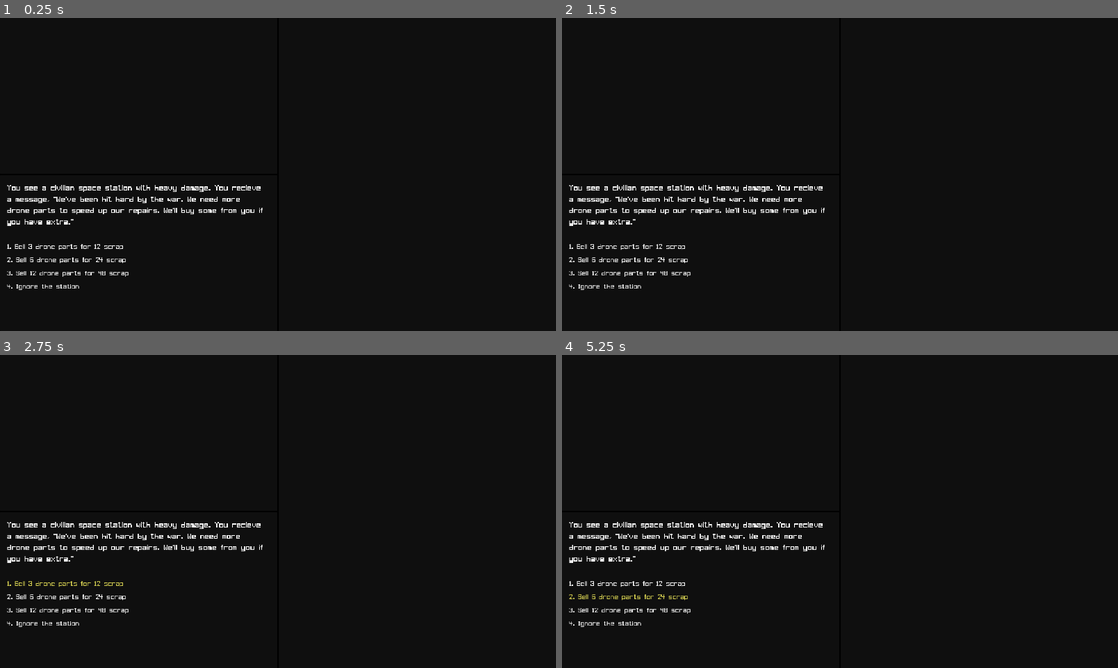
Above: before the commit, frames 1-4 (two rows, left to right).
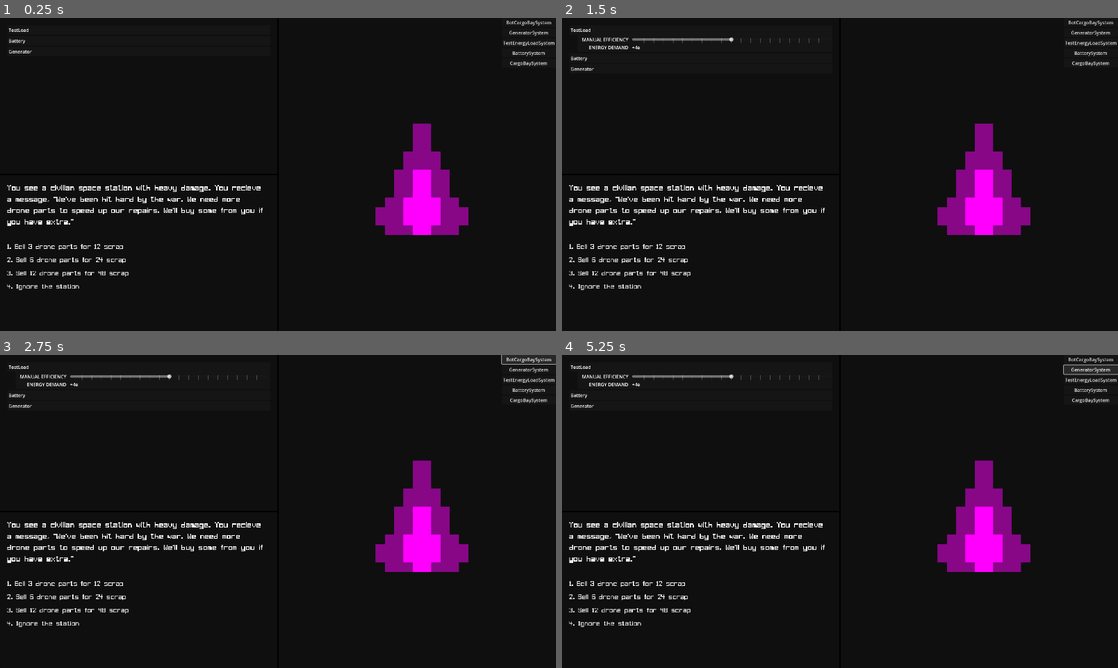
Above: after the commit, the same moments.

Repository: NobleMetalLabs/project-hammer
Game: Godot game, scene res://scn/MAIN.tscn
The game is run twice, just before and just after one commit, with the same random seed, the same clock (stepped at 60 frames per second) and the same inputs.
Inputs (mouse positions are in pixels of both pictures, inside the frame that each line leads up to):
- Up to frame 1 (0.25 s): no input
- Up to frame 2 (1.5 s): click "1. Sell 3 drone parts for 12 …" at 0.5 s; click (701, 30) at 1.27 s
- Up to frame 3 (2.75 s): click "1. Sell 3 drone parts for 12 …" (after the commit: "BotCargoBaySystem") at 2 s
- Up to frame 4 (5.25 s): click "2. Sell 6 drone parts for 24 …" at 2.75 s; click "3. Sell 12 drone parts for 48…" at 3.5 s; click "4. Ignore the station" at 4.25 s; click "2. Sell 6 drone parts for 24 …" (after the commit: "GeneratorSystem") at 5 s

The runs differ from the first frame. In frame 1, 3.8% of the frame differs, in the area x 1-100%, y 0-70%; in frame 2, 4.1%; in frame 3, 4.5%; in frame 4, 4.5%, in the area x 1-100%, y 0-79%.
Error before the commit: Cannot call method 'get' on a null value. (res://src/ui/UIShipDisplay.gd:14)

Commit message:
System Info view foundation

Diff:
--- a/lib/ship/Cargo.gd
+++ b/lib/ship/Cargo.gd
@@ -3,10 +3,14 @@
 
 var items : Array[CargoItem] = []
 var _cargoitem_by_item : Dictionary = {} #[Item, CargoItem]
+var capacity : int = 1000
 
 func add_item(item : CargoItem) -> void:
 	var existing_cargoitem : CargoItem = _cargoitem_by_item.get(item.item)
 	if existing_cargoitem != null:
+		if existing_cargoitem.quantity + item.quantity > capacity:
+			print("Error: Trying to add more items than capacity")
+			return
 		existing_cargoitem.quantity += item.quantity
 	else:
 		items.append(item)
--- a/lib/ship/InstalledSystem.gd
+++ b/lib/ship/InstalledSystem.gd
@@ -4,9 +4,14 @@
 @export var system : System
 @export var region : Box3i
 
-func _init(_system: System, _region: Box3i):
-	system = _system
-	region = _region
+@export_range(0, 200, 1, "suffix:%") \
+var manual_efficiency_percent : float = 100.0
+
+static func _new(_system: System, _region: Box3i) -> InstalledSystem:
+	var inst_system := InstalledSystem.new()
+	inst_system.system = _system
+	inst_system.region = _region
+	return inst_system
 
 func _to_string() -> String:
 	return "InstalledSystem(%s, %s)" % [system, region]
--- a/lib/ship/statistics/StatMod.gd
+++ b/lib/ship/statistics/StatMod.gd
@@ -13,3 +13,16 @@
 func _init(_type : Type, _value : float):
 	mod_type = _type
 	value = _value
+
+func _to_string() -> String:
+	return "StatMod(%s, %s)" % [mod_type, value]
+
+func as_statline() -> String:
+	match mod_type:
+		Type.FLAT:
+			return "+%s" % value
+		Type.ADD_MULT:
+			return "+%s%" % value
+		Type.MULT:
+			return "x%s" % value
+	return "???"
--- a/project.godot
+++ b/project.godot
@@ -18,6 +18,7 @@
 [autoload]
 
 ProjectHammer="*res://src/autoload/ProjectHammer.gd"
+ShipManager="*res://src/autoload/ShipManager.gd"
 
 [display]
 
--- a/scn/MAIN.tscn
+++ b/scn/MAIN.tscn
@@ -1,13 +1,16 @@
-[gd_scene load_steps=10 format=3 uid="uid://cwnvldhi31wkt"]
+[gd_scene load_steps=12 format=3 uid="uid://cwnvldhi31wkt"]
 
 [ext_resource type="FontFile" uid="uid://3od2ihmvb2f5" path="res://ast/ui/font/LCDBlock.ttf" id="1_4gtl3"]
+[ext_resource type="Script" path="res://src/ui/UISystemsTree.gd" id="1_dimql"]
 [ext_resource type="Script" path="res://src/ui/UIShipPanel.gd" id="1_uuocy"]
-[ext_resource type="Resource" uid="uid://durdjoqmudue5" path="res://tst/little-ship.tres" id="2_6lt7u"]
+[ext_resource type="Script" path="res://src/ui/UISystemsTreeItem.gd" id="2_swcwl"]
 [ext_resource type="Script" path="res://src/ui/UISystemPlacement.gd" id="4_6j6op"]
 [ext_resource type="Script" path="res://src/ui/UIShipDisplay.gd" id="4_scq21"]
 
 [sub_resource type="StyleBoxFlat" id="StyleBoxFlat_8kj6b"]
 bg_color = Color(0, 0, 0, 1)
+
+[sub_resource type="StyleBoxEmpty" id="StyleBoxEmpty_yf70w"]
 
 [sub_resource type="LabelSettings" id="LabelSettings_8ewix"]
 font = ExtResource("1_4gtl3")
@@ -37,10 +40,116 @@
 layout_mode = 2
 size_flags_horizontal = 3
 
-[node name="Panel" type="Panel" parent="HBoxContainer/VBoxContainer"]
-layout_mode = 2
-size_flags_horizontal = 3
-size_flags_vertical = 3
+[node name="SYSTEMS-TREE-PANEL" type="Panel" parent="HBoxContainer/VBoxContainer"]
+layout_mode = 2
+size_flags_horizontal = 3
+size_flags_vertical = 3
+script = ExtResource("1_dimql")
+
+[node name="MarginContainer" type="MarginContainer" parent="HBoxContainer/VBoxContainer/SYSTEMS-TREE-PANEL"]
+layout_mode = 1
+anchors_preset = 15
+anchor_right = 1.0
+anchor_bottom = 1.0
+grow_horizontal = 2
+grow_vertical = 2
+theme_override_constants/margin_left = 25
+theme_override_constants/margin_top = 25
+theme_override_constants/margin_right = 25
+theme_override_constants/margin_bottom = 25
+
+[node name="VBoxContainer" type="VBoxContainer" parent="HBoxContainer/VBoxContainer/SYSTEMS-TREE-PANEL/MarginContainer"]
+layout_mode = 2
+
+[node name="SYSTEM-TREE-ITEM" type="VBoxContainer" parent="HBoxContainer/VBoxContainer/SYSTEMS-TREE-PANEL/MarginContainer/VBoxContainer"]
+unique_name_in_owner = true
+layout_mode = 2
+theme_override_constants/separation = 0
+script = ExtResource("2_swcwl")
+
+[node name="HEADER" type="PanelContainer" parent="HBoxContainer/VBoxContainer/SYSTEMS-TREE-PANEL/MarginContainer/VBoxContainer/SYSTEM-TREE-ITEM"]
+layout_mode = 2
+
+[node name="MarginContainer" type="MarginContainer" parent="HBoxContainer/VBoxContainer/SYSTEMS-TREE-PANEL/MarginContainer/VBoxContainer/SYSTEM-TREE-ITEM/HEADER"]
+layout_mode = 2
+theme_override_constants/margin_left = 5
+theme_override_constants/margin_top = 5
+theme_override_constants/margin_right = 5
+theme_override_constants/margin_bottom = 5
+
+[node name="HEADER-LABEL" type="Label" parent="HBoxContainer/VBoxContainer/SYSTEMS-TREE-PANEL/MarginContainer/VBoxContainer/SYSTEM-TREE-ITEM/HEADER/MarginContainer"]
+unique_name_in_owner = true
+layout_mode = 2
+text = "EXAMPLE"
+
+[node name="HEADER-BUTTON" type="Button" parent="HBoxContainer/VBoxContainer/SYSTEMS-TREE-PANEL/MarginContainer/VBoxContainer/SYSTEM-TREE-ITEM/HEADER"]
+unique_name_in_owner = true
+layout_mode = 2
+theme_override_styles/focus = SubResource("StyleBoxEmpty_yf70w")
+flat = true
+
+[node name="INFO-ITEMS-SECTION" type="HBoxContainer" parent="HBoxContainer/VBoxContainer/SYSTEMS-TREE-PANEL/MarginContainer/VBoxContainer/SYSTEM-TREE-ITEM"]
+unique_name_in_owner = true
+layout_mode = 2
+
+[node name="tab" type="Control" parent="HBoxContainer/VBoxContainer/SYSTEMS-TREE-PANEL/MarginContainer/VBoxContainer/SYSTEM-TREE-ITEM/INFO-ITEMS-SECTION"]
+custom_minimum_size = Vector2(25, 0)
+layout_mode = 2
+
+[node name="PanelContainer2" type="PanelContainer" parent="HBoxContainer/VBoxContainer/SYSTEMS-TREE-PANEL/MarginContainer/VBoxContainer/SYSTEM-TREE-ITEM/INFO-ITEMS-SECTION"]
+layout_mode = 2
+size_flags_horizontal = 3
+
+[node name="MarginContainer" type="MarginContainer" parent="HBoxContainer/VBoxContainer/SYSTEMS-TREE-PANEL/MarginContainer/VBoxContainer/SYSTEM-TREE-ITEM/INFO-ITEMS-SECTION/PanelContainer2"]
+layout_mode = 2
+theme_override_constants/margin_left = 5
+theme_override_constants/margin_top = 5
+theme_override_constants/margin_right = 5
+theme_override_constants/margin_bottom = 5
+
+[node name="__" type="HBoxContainer" parent="HBoxContainer/VBoxContainer/SYSTEMS-TREE-PANEL/MarginContainer/VBoxContainer/SYSTEM-TREE-ITEM/INFO-ITEMS-SECTION/PanelContainer2/MarginContainer"]
+layout_mode = 2
+
+[node name="LABELS" type="VBoxContainer" parent="HBoxContainer/VBoxContainer/SYSTEMS-TREE-PANEL/MarginContainer/VBoxContainer/SYSTEM-TREE-ITEM/INFO-ITEMS-SECTION/PanelContainer2/MarginContainer/__"]
+layout_mode = 2
+size_flags_horizontal = 3
+
+[node name="MANUAL-EFF-LABEL" type="Label" parent="HBoxContainer/VBoxContainer/SYSTEMS-TREE-PANEL/MarginContainer/VBoxContainer/SYSTEM-TREE-ITEM/INFO-ITEMS-SECTION/PanelContainer2/MarginContainer/__/LABELS"]
+layout_mode = 2
+size_flags_vertical = 3
+text = "MANUAL EFFICIENCY"
+horizontal_alignment = 2
+
+[node name="INFO-ITEM-LABEL" type="Label" parent="HBoxContainer/VBoxContainer/SYSTEMS-TREE-PANEL/MarginContainer/VBoxContainer/SYSTEM-TREE-ITEM/INFO-ITEMS-SECTION/PanelContainer2/MarginContainer/__/LABELS"]
+unique_name_in_owner = true
+layout_mode = 2
+size_flags_vertical = 3
+text = "EXAMPLE"
+horizontal_alignment = 2
+
+[node name="VSeparator" type="VSeparator" parent="HBoxContainer/VBoxContainer/SYSTEMS-TREE-PANEL/MarginContainer/VBoxContainer/SYSTEM-TREE-ITEM/INFO-ITEMS-SECTION/PanelContainer2/MarginContainer/__"]
+layout_mode = 2
+
+[node name="VALUES" type="VBoxContainer" parent="HBoxContainer/VBoxContainer/SYSTEMS-TREE-PANEL/MarginContainer/VBoxContainer/SYSTEM-TREE-ITEM/INFO-ITEMS-SECTION/PanelContainer2/MarginContainer/__"]
+layout_mode = 2
+size_flags_horizontal = 3
+size_flags_stretch_ratio = 4.0
+
+[node name="MANUAL-EFF-SLIDER" type="HSlider" parent="HBoxContainer/VBoxContainer/SYSTEMS-TREE-PANEL/MarginContainer/VBoxContainer/SYSTEM-TREE-ITEM/INFO-ITEMS-SECTION/PanelContainer2/MarginContainer/__/VALUES"]
+unique_name_in_owner = true
+layout_mode = 2
+size_flags_horizontal = 3
+size_flags_vertical = 3
+max_value = 200.0
+step = 10.0
+rounded = true
+tick_count = 21
+
+[node name="INFO-ITEM-VALUE" type="Label" parent="HBoxContainer/VBoxContainer/SYSTEMS-TREE-PANEL/MarginContainer/VBoxContainer/SYSTEM-TREE-ITEM/INFO-ITEMS-SECTION/PanelContainer2/MarginContainer/__/VALUES"]
+unique_name_in_owner = true
+layout_mode = 2
+size_flags_vertical = 3
+text = "0.000"
 
 [node name="Panel2" type="Panel" parent="HBoxContainer/VBoxContainer"]
 layout_mode = 2
@@ -167,7 +276,6 @@
 size_flags_horizontal = 3
 size_flags_vertical = 3
 script = ExtResource("1_uuocy")
-ship = ExtResource("2_6lt7u")
 
 [node name="SHIP-DISPLAY" type="Control" parent="HBoxContainer/SHIP-PANEL"]
 unique_name_in_owner = true
--- a/src/autoload/ProjectHammer.gd
+++ b/src/autoload/ProjectHammer.gd
@@ -18,3 +18,27 @@
 	ENERGY_SATISFACTION,
 	SYSTEM_EFFICIENCY,
 }
+
+func craft_stat_string(stat : CraftStatistic) -> StringName:
+	return CraftStatistic.keys()[stat].replace("_", " ")
+
+func craft_stat_units(stat : CraftStatistic) -> StringName:
+	match(stat):
+		CraftStatistic.MASS, \
+		CraftStatistic.CARGO_CAPACITY \
+		: return "m³"
+		CraftStatistic.ENERGY_PRODUCTION, \
+		CraftStatistic.ENERGY_DEMAND \
+		: return "e"
+		CraftStatistic.MAX_BATTERY_CHARGE, \
+		CraftStatistic.BATTERY_CHARGE \
+		: return "e/t"
+		CraftStatistic.ENERGY_SATISFACTION, \
+		CraftStatistic.SYSTEM_EFFICIENCY \
+		: return "%"
+		CraftStatistic.CARGO_TRANSFER_SPEED \
+		: return "m³/t"
+		CraftStatistic.ENGINE_THRUST, \
+		CraftStatistic.THRUSTER_THRUST \
+		: return "N"
+		_: return ""
--- /dev/null
+++ b/src/autoload/ShipManager.gd
@@ -0,0 +1,4 @@
+#class_name ShipManager
+extends Node
+
+@onready var ship : Ship = load("res://tst/little-ship.tres")
--- a/src/ui/UIShipDisplay.gd
+++ b/src/ui/UIShipDisplay.gd
@@ -4,15 +4,8 @@
 @onready var grid_holder : Control = $"%GRID-HOLDER"
 @onready var grid_square : TextureRect = grid_holder.get_child(0)
 
-var ship : Ship
-
 func _ready():
 	grid_holder.remove_child(grid_square)
-
-	var node : Node = self
-	while (node.get("ship") == null):
-		node = node.get_parent()
-	ship = node.ship
 
 const grid_size : int = 32
 var current_z_layer : int = 0
@@ -44,7 +37,7 @@
 
 	var hull_size : Vector2i = Vector2i.ZERO
 
-	for voxel_position : Vector3i in ship.hull_structure.hull_voxels:
+	for voxel_position : Vector3i in ShipManager.ship.hull_structure.hull_voxels:
 		hull_size = hull_size.max(Vector2i(voxel_position.x, voxel_position.y))
 		if voxel_position.z < current_z_layer: continue
 		if voxel_position.z > current_z_layer + 1: continue
--- a/src/ui/UIShipPanel.gd
+++ b/src/ui/UIShipPanel.gd
@@ -1,7 +1,6 @@
 class_name UIShipPanel
 extends Control
 
-@export var ship: Ship
 @onready var ship_display : UIShipDisplay = $"%SHIP-DISPLAY"
 
 func _ready():
--- a/src/ui/UISystemPlacement.gd
+++ b/src/ui/UISystemPlacement.gd
@@ -4,14 +4,7 @@
 var selected_system_script : Script
 var prev_clicked_coord : Vector3i = Vector3i.MAX
 
-var ship : Ship
-
 func _ready():
-	var node : Node = self
-	while (node.get("ship") == null):
-		node = node.get_parent()
-	ship = node.ship
-
 	_create_system_buttons()
 
 @onready var button_holder : VBoxContainer = $"SYSTEM-SELECTION-HOLDER"
@@ -34,7 +27,7 @@
 func handle_input_event_on_ship_grid(event : InputEvent, coord : Vector3i):
 	if event is InputEventMouseButton and event.pressed:
 		var clicked_coord := coord
-		if not ship.hull_structure.hull_voxels.has(clicked_coord):
+		if not ShipManager.ship.hull_structure.hull_voxels.has(clicked_coord):
 			get_parent().pop_input_handler()
 			prev_clicked_coord = Vector3i.MAX
 			return
@@ -54,18 +47,18 @@
 	for x in range(region.position.x, region.end.x + 1):
 		for y in range(region.position.y, region.end.y + 1):
 			for z in range(region.position.z, region.end.z + 1):
-				if not ship.hull_structure.hull_voxels.has(Vector3i(x,y,z)):
+				if not ShipManager.ship.hull_structure.hull_voxels.has(Vector3i(x,y,z)):
 					print("Couldn't place system: Clips out of the ship")
 					return
 
 	# check if region overlapping other systems
-	for existing_system in ship.installed_systems:
+	for existing_system in ShipManager.ship.installed_systems:
 		if region.to_AABB().intersects(existing_system.region.to_AABB()):
 			print("Couldn't place system: Intersects existing system %s" % existing_system)
 			return
 
-	var new_system := InstalledSystem.new(system, region)
-	ship.installed_systems.append(new_system)
+	var new_system := InstalledSystem._new(system, region)
+	ShipManager.ship.installed_systems.append(new_system)
 
 	print("Installed system: %s" % new_system)
 	get_parent().pop_input_handler()
--- /dev/null
+++ b/src/ui/UISystemsTree.gd
@@ -0,0 +1,19 @@
+class_name UISystemsTree
+extends Control
+
+var _inst_system_to_tree_item : Dictionary = {} #[InstalledSystem, UISystemsTreeItem]
+@onready var tree_item_template : Control = $"%SYSTEM-TREE-ITEM"
+
+func _ready():
+	tree_item_template.visible = false
+	update_tree()
+
+func update_tree():
+	for inst_system in ShipManager.ship.installed_systems:
+		if not _inst_system_to_tree_item.has(inst_system):
+			var sys_item : UISystemsTreeItem = tree_item_template.duplicate()
+			tree_item_template.add_sibling(sys_item)
+			sys_item.visible = true
+			sys_item.set_header_text(inst_system.system.name)
+			_inst_system_to_tree_item[inst_system] = sys_item
+			sys_item.set_system_info(inst_system)
--- /dev/null
+++ b/src/ui/UISystemsTreeItem.gd
@@ -0,0 +1,66 @@
+class_name UISystemsTreeItem
+extends Control
+
+@onready var header_button : Button = self.find_child("HEADER-BUTTON", true, false)
+@onready var header_label : Label = self.find_child("HEADER-LABEL", true, false)
+
+@onready var info_items_section : BoxContainer = self.find_child("INFO-ITEMS-SECTION", true, false)
+@onready var info_item_label : Label = self.find_child("INFO-ITEM-LABEL", true, false)
+@onready var info_item_value : Label = self.find_child("INFO-ITEM-VALUE", true, false)
+
+@onready var manual_eff_slider : Slider = self.find_child("MANUAL-EFF-SLIDER", true, false)
+
+var _info_item_labels : Dictionary = {} #[StringName, Label]
+var _info_item_values : Dictionary = {} #[StringName, Label]
+
+func _ready():
+	header_button.owner = self
+	header_label.owner = self
+	info_item_label.owner = self
+	info_item_value.owner = self
+
+	info_items_section.visible = false
+	header_button.pressed.connect(func():
+		info_items_section.visible = not info_items_section.visible
+	)
+
+	info_item_label.visible = false
+	info_item_value.visible = false
+
+func set_header_text(text : String) -> void:
+	header_label.text = text
+
+func set_system_info(inst_system : InstalledSystem) -> void:
+	manual_eff_slider.value = inst_system.manual_efficiency_percent
+
+	for modified_stat : ProjectHammer.CraftStatistic in inst_system.system.modifies_stats:
+		var mods : Array[StatMod] = inst_system.system.get_stat_modifications(modified_stat, inst_system, ShipManager.ship)
+		var stats : Array = mods.map(func(mod : StatMod) -> String: return mod.as_statline() + ProjectHammer.craft_stat_units(modified_stat))
+		var statline : String = ", ".join(stats)
+		self.set_info_item(ProjectHammer.craft_stat_string(modified_stat), statline)
+
+func set_info_item(key : String, value : String) -> void:
+	var item_label : Label = _info_item_labels.get(key, null)
+	if item_label == null:
+		item_label = info_item_label.duplicate()
+		item_label.visible = true
+		info_item_label.add_sibling(item_label)
+		_info_item_labels[key] = item_label
+	item_label.text = key
+
+	var item_value : Label = _info_item_values.get(key, null)
+	if item_value == null:
+		item_value = info_item_value.duplicate()
+		item_value.visible = true
+		info_item_value.add_sibling(item_value)
+		_info_item_values[key] = item_value
+	item_value.text = value
+
+func remove_info_item(key : String) -> void:
+	var item_label : Label = _info_item_labels.get(key, null)
+	if item_label != null: item_label.queue_free()
+	_info_item_labels.erase(key)
+
+	var item_value : Label = _info_item_values.get(key, null)
+	if item_value != null: item_value.queue_free()
+	_info_item_values.erase(key)
--- a/tst/little-ship.tres
+++ b/tst/little-ship.tres
@@ -1,12 +1,14 @@
-[gd_resource type="Resource" script_class="Ship" load_steps=9 format=3 uid="uid://durdjoqmudue5"]
+[gd_resource type="Resource" script_class="Ship" load_steps=17 format=3 uid="uid://durdjoqmudue5"]
 
 [ext_resource type="Script" path="res://lib/ship/Ship.gd" id="1_5t836"]
 [ext_resource type="Script" path="res://lib/ship/InstalledAugment.gd" id="2_palnc"]
 [ext_resource type="Script" path="res://lib/ship/InstalledSystem.gd" id="3_hnyen"]
 [ext_resource type="Script" path="res://lib/ship/HullStructure.gd" id="4_2nw4p"]
-[ext_resource type="Script" path="res://lib/good/Cargo.gd" id="4_ilf7m"]
 [ext_resource type="Script" path="res://lib/ship/Crewmember.gd" id="5_8injc"]
+[ext_resource type="Script" path="res://lib/ship/systems/GeneratorSystem.gd" id="5_v2gs8"]
+[ext_resource type="Script" path="res://lib/ship/systems/BatterySystem.gd" id="6_0kwey"]
 [ext_resource type="Script" path="res://lib/good/Passenger.gd" id="6_o3hlw"]
+[ext_resource type="Script" path="res://lib/ship/systems/TestEnergyLoadSystem.gd" id="7_qdogi"]
 
 [sub_resource type="Resource" id="Resource_br1sv"]
 script = ExtResource("4_2nw4p")
@@ -15,12 +17,35 @@
 embedded_augments = Array[ExtResource("2_palnc")]([])
 embedded_crew = Array[ExtResource("5_8injc")]([])
 
+[sub_resource type="Resource" id="Resource_ydvod"]
+script = ExtResource("5_v2gs8")
+
+[sub_resource type="Resource" id="Resource_vc06j"]
+script = ExtResource("3_hnyen")
+system = SubResource("Resource_ydvod")
+manual_efficiency_percent = 100.0
+
+[sub_resource type="Resource" id="Resource_xp2ru"]
+script = ExtResource("6_0kwey")
+
+[sub_resource type="Resource" id="Resource_6y0dc"]
+script = ExtResource("3_hnyen")
+system = SubResource("Resource_xp2ru")
+manual_efficiency_percent = 100.0
+
+[sub_resource type="Resource" id="Resource_uj82q"]
+script = ExtResource("7_qdogi")
+
+[sub_resource type="Resource" id="Resource_rqhhl"]
+script = ExtResource("3_hnyen")
+system = SubResource("Resource_uj82q")
+manual_efficiency_percent = 100.0
+
 [resource]
 script = ExtResource("1_5t836")
 name = &"Little Ship"
 hull_structure = SubResource("Resource_br1sv")
-installed_systems = Array[ExtResource("3_hnyen")]([])
+installed_systems = Array[ExtResource("3_hnyen")]([SubResource("Resource_vc06j"), SubResource("Resource_6y0dc"), SubResource("Resource_rqhhl")])
 installed_augments = Array[ExtResource("2_palnc")]([])
 onboard_crew = Array[ExtResource("5_8injc")]([])
-onboard_cargo = Array[ExtResource("4_ilf7m")]([])
 onboard_passengers = Array[ExtResource("6_o3hlw")]([])
--- a/tst/powertest.tscn
+++ b/tst/powertest.tscn
@@ -6,7 +6,6 @@
 [ext_resource type="Script" path="res://lib/ship/systems/GeneratorSystem.gd" id="4_nxxg1"]
 [ext_resource type="Script" path="res://lib/ship/systems/TestEnergyLoadSystem.gd" id="5_enhxb"]
 [ext_resource type="Script" path="res://lib/ship/systems/BatterySystem.gd" id="6_0k2hw"]
-[ext_resource type="Script" path="res://lib/good/Cargo.gd" id="6_pg8ch"]
 [ext_resource type="Script" path="res://lib/ship/Crewmember.gd" id="7_2yw2p"]
 [ext_resource type="Script" path="res://lib/good/Passenger.gd" id="8_5luii"]
 [ext_resource type="Script" path="res://lib/ship/Ship.gd" id="9_qk6jx"]
@@ -18,6 +17,7 @@
 [sub_resource type="Resource" id="Resource_pxqxw"]
 script = ExtResource("3_oh30v")
 system = SubResource("Resource_7sbbp")
+manual_efficiency_percent = 100.0
 
 [sub_resource type="Resource" id="Resource_mptr2"]
 script = ExtResource("5_enhxb")
@@ -25,6 +25,7 @@
 [sub_resource type="Resource" id="Resource_4sdhq"]
 script = ExtResource("3_oh30v")
 system = SubResource("Resource_mptr2")
+manual_efficiency_percent = 100.0
 
 [sub_resource type="Resource" id="Resource_eubrn"]
 script = ExtResource("6_0k2hw")
@@ -32,6 +33,7 @@
 [sub_resource type="Resource" id="Resource_vl5f3"]
 script = ExtResource("3_oh30v")
 system = SubResource("Resource_eubrn")
+manual_efficiency_percent = 100.0
 
 [sub_resource type="Resource" id="Resource_ns5go"]
 script = ExtResource("9_qk6jx")
@@ -39,7 +41,6 @@
 installed_systems = Array[ExtResource("3_oh30v")]([SubResource("Resource_pxqxw"), SubResource("Resource_4sdhq"), SubResource("Resource_vl5f3")])
 installed_augments = Array[ExtResource("2_fgb5r")]([])
 onboard_crew = Array[ExtResource("7_2yw2p")]([])
-onboard_cargo = Array[ExtResource("6_pg8ch")]([])
 onboard_passengers = Array[ExtResource("8_5luii")]([])
 
 [sub_resource type="LabelSettings" id="LabelSettings_1n7kn"]
Not shown: 1 places in tst/powertest.tscn that only renumber resources
